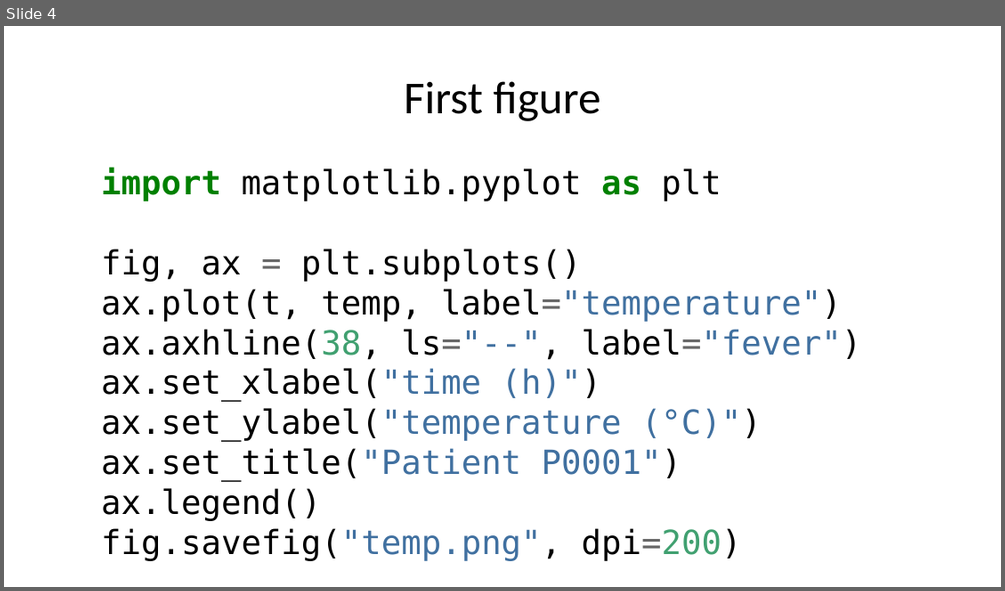
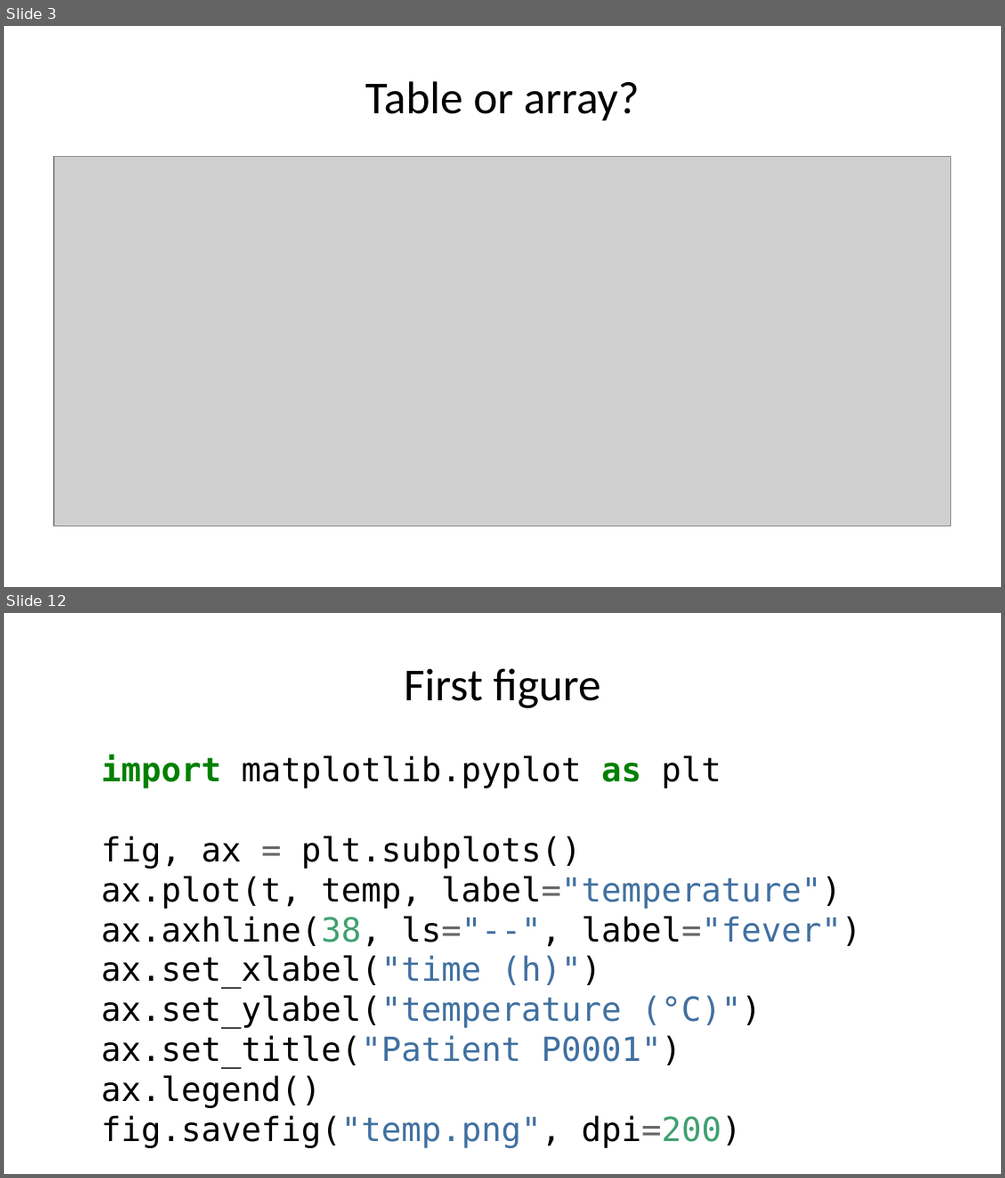
Before and after one commit to MICS-Lab/MS_SanteNum2026, a slide deck: Programming01/Session04/slides.pptx. Shown one above the other, each under a label of ours: slide 4 before the commit, slides 3 and 12 after it; the slides between them are not shown. The pictures are 1005x591 and 1005x1178 pixels, drawn with LibreOffice and Linux fonts; fonts in the diff are those of the drawing; grey boxes stand for pictures. Boxes give left, top, right and bottom in pixels: in the first picture for what was removed or moved away, otherwise in the second. Text is boxed around its words. In the diff, an @@ line names an element or a change of style, - is before the commit and + after.

```diff
--- a/Programming01/Session04/slides.pptx
+++ b/Programming01/Session04/slides.pptx
@@ slide 3 added at (4,26,1001,587), background #FFFFFF @@
@@ title added at (365,81,639,121), 33 pt, text #000000 @@
+Table or array?
@@ picture added at (54,157,951,526) @@
@@ what was slide 4 is now slide 12 @@
```
Also in this commit, not shown: 1 slide changed, 7 other slides added, 16 other files.
